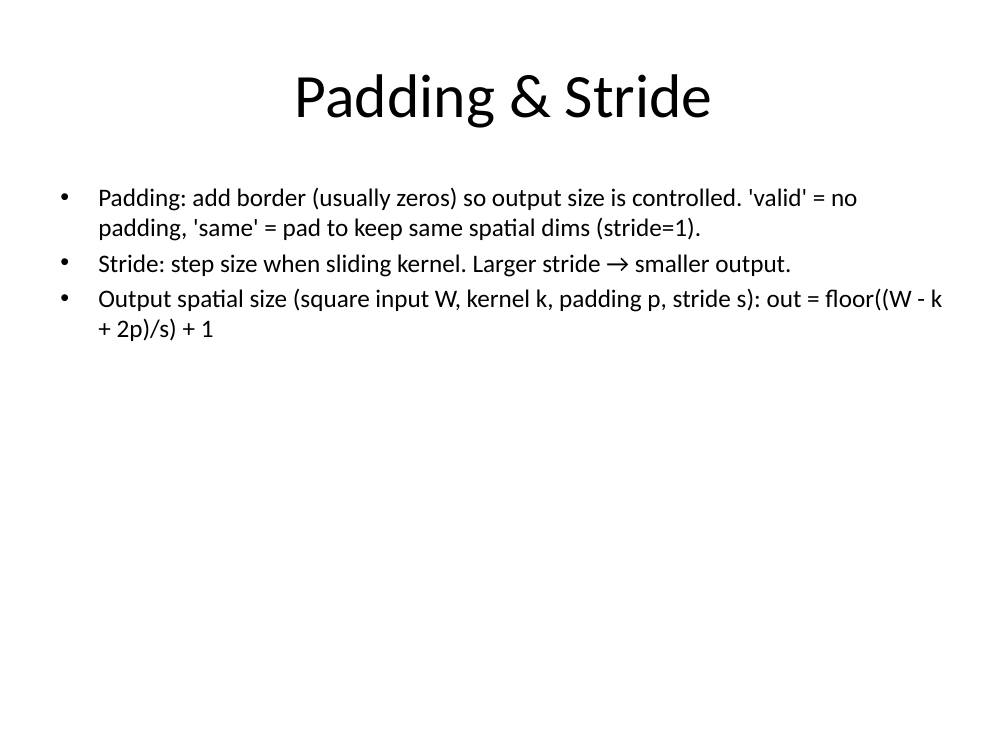
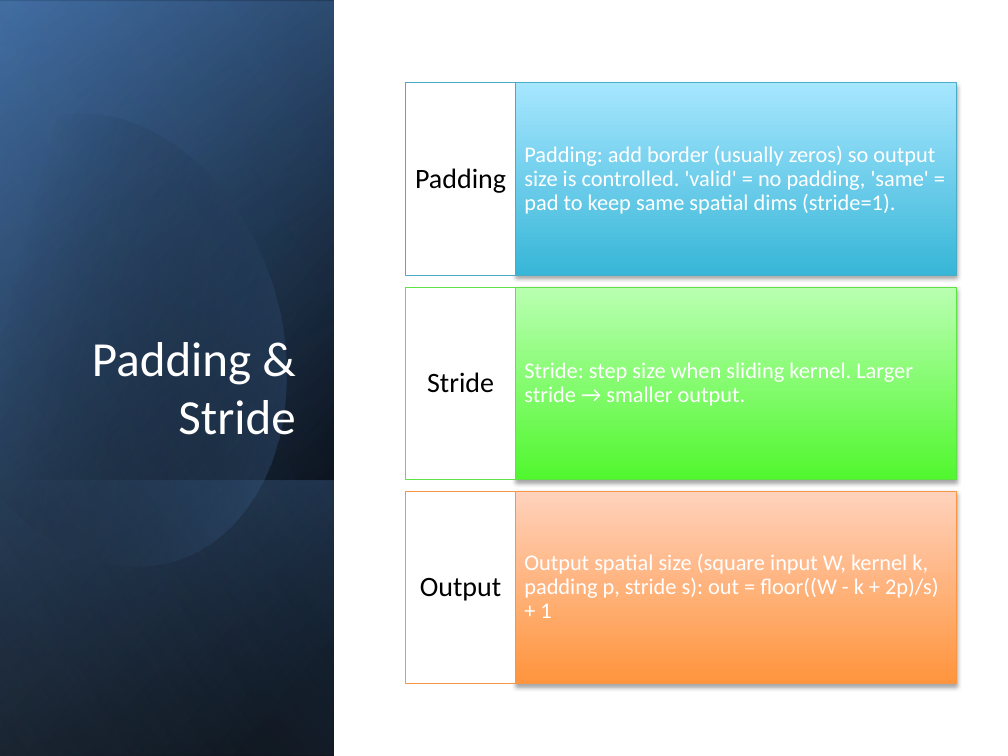
Before and after one commit to neelsoumya/teaching_neural_networks, a slide deck: slide 9 of Convolutional_Neural_Networks_CNNs.pptx (slide 5 before the commit). Drawn at 1008x756 pixels with LibreOffice and Linux fonts; fonts in the diff are those of the drawing. Boxes give left, top, right and bottom in pixels: in the first picture for what was removed or moved away, otherwise in the second. Text is boxed around its words. In the diff, an @@ line names an element or a change of style, - is before the commit and + after.

Commit message:
edits to ppt

```diff
--- a/Convolutional_Neural_Networks_CNNs.pptx
+++ b/Convolutional_Neural_Networks_CNNs.pptx
@@ rectangle added at (x1=1, y1=0, x2=334, y2=755), fill gradient #000000 to #376092 @@
@@ rectangle added at (x1=1, y1=2, x2=334, y2=756), fill gradient #000000 to #4F81BD @@
@@ rectangle added at (x1=1, y1=0, x2=334, y2=755), fill gradient #000000 to #95B3D7 @@
@@ freeform shape added at (x1=0, y1=71, x2=339, y2=603), fill gradient #000000 to #4F81BD @@
@@ title "Padding & Stride" moved from (x1=295, y1=74, x2=712, y2=128) to (x1=92, y1=342, x2=295, y2=435) @@
@@ title "Padding & Stride" at (x1=92, y1=342, x2=295, y2=435): size 44 to 35 pt, text colour #000000 to #FFFFFF; alignment centre to right; vertical alignment middle to bottom @@
@@ text removed at (x1=98, y1=188, x2=942, y2=341) @@
-• Padding: add border (usually zeros) so output size is controlled. 'valid' = no padding, 'same' = pad to keep same spatial dims (stride=1).
-• Stride: step size when sliding kernel. Larger stride → smaller output.
-• Output spatial size (square input W, kernel k, padding p, stride s): out = floor((W - k + 2p)/s) + 1
@@ rectangle added at (x1=1, y1=480, x2=334, y2=756), fill gradient #4F81BD to #000000 @@
@@ group added at (x1=405, y1=83, x2=957, y2=683): 6 rectangles, 6 texts @@
+Padding: add border (usually zeros) so output size is controlled. 'valid' = no padding, 'same' = pad to keep same spatial dims (stride=1).
+Padding
+Stride: step size when sliding kernel. Larger stride → smaller output.
+Stride
+Output spatial size (square input W, kernel k, padding p, stride s): out = floor((W - k + 2p)/s) + 1
+Output
```
Also in this commit, not shown: 10 other slides changed, 9 slides added, 2 slides removed, 3 other files.
